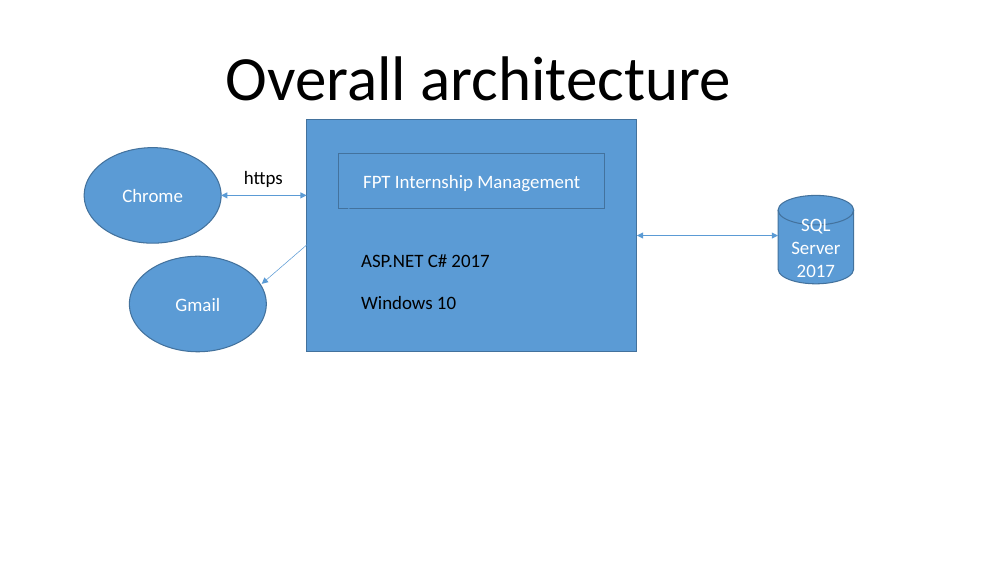
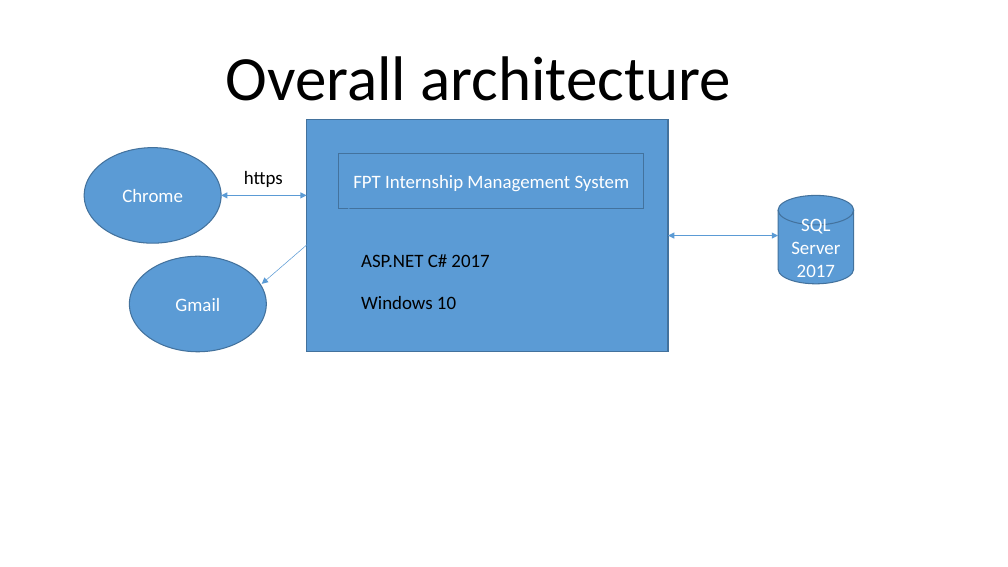
Before and after one commit to trungkien-web/CapstoneProject, a slide deck: slide 1 of Doc/Overall architecture.pptx. Drawn at 1008x567 pixels with LibreOffice and Linux fonts; fonts in the diff are those of the drawing. Boxes give left, top, right and bottom in pixels: in the first picture for what was removed or moved away, otherwise in the second. Text is boxed around its words. In the diff, an @@ line names an element or a change of style, - is before the commit and + after.

```diff
--- a/Doc/Overall architecture.pptx
+++ b/Doc/Overall architecture.pptx
@@ rectangle: place and size @@
-rectangle at box(307, 119, 637, 352)
+rectangle at box(307, 119, 668, 352)
@@ rectangle "FPT Internship Management System": place and size @@
-rectangle "FPT Internship Management System" at box(339, 154, 605, 209)
+rectangle "FPT Internship Management System" at box(339, 154, 644, 209)
@@ text in rectangle at box(353, 175, 630, 191): text changed @@
-FPT Internship Management
+FPT Internship Management System
@@ double arrow moved from (637, 236) - (778, 236) to (668, 236) - (778, 236) @@
```
Also in this commit, not shown: 2 other files.
